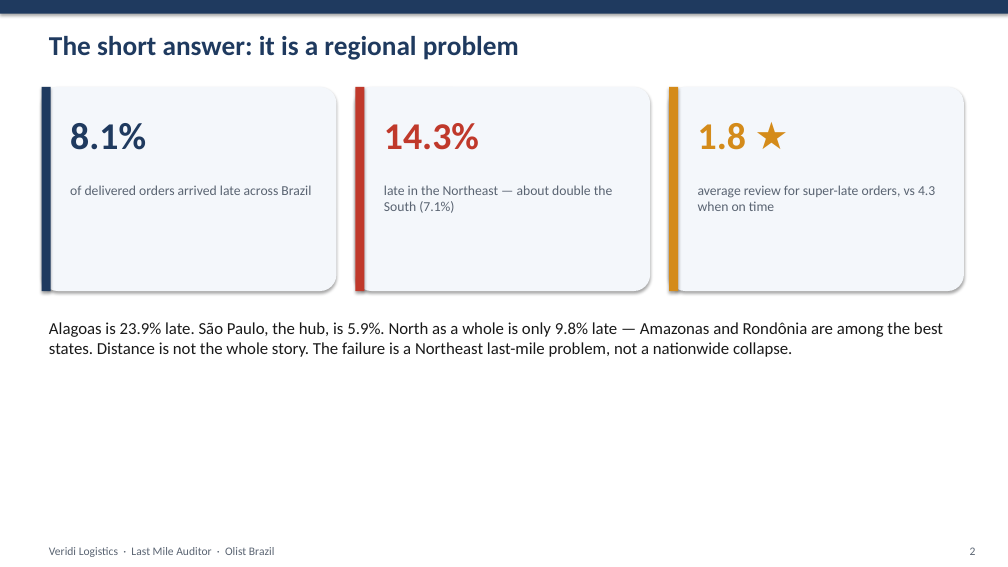
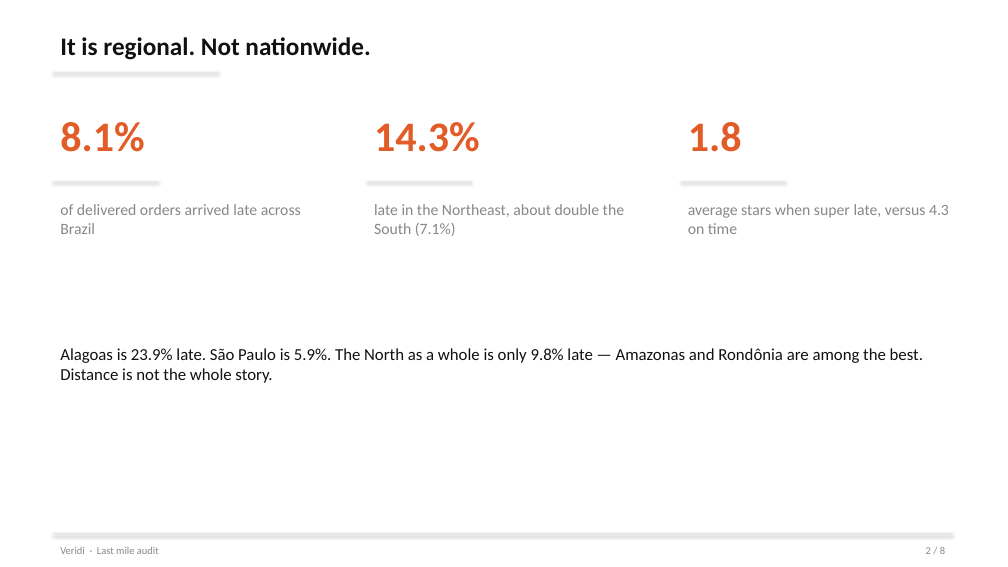
Before and after one commit to Jovz19200/AmaliTech-DEG-Project-based-challenges, a slide deck: slide 2 of data-engineering/Logistics-auditor/presentation/Last_Mile_Veridi.pptx. Drawn at 1008x567 pixels with LibreOffice and Linux fonts; fonts in the diff are those of the drawing. Boxes give left, top, right and bottom in pixels: in the first picture for what was removed or moved away, otherwise in the second. Text is boxed around its words. In the diff, an @@ line names an element or a change of style, - is before the commit and + after.

Commit message:
Restyle slides to a two-color minimal template.

```diff
--- a/data-engineering/Logistics-auditor/presentation/Last_Mile_Veridi.pptx
+++ b/data-engineering/Logistics-auditor/presentation/Last_Mile_Veridi.pptx
@@ rectangle removed at box(0, 0, 1008, 14) @@
@@ text at box(60, 37, 370, 60): text changed; size 26 to 24 pt; text colour #1F3A5F to #111111 @@
-The short answer: it is a regional problem
+It is regional. Not nationwide.
@@ rounded rectangle removed at box(42, 87, 337, 291) @@
@@ rectangle removed at box(42, 87, 51, 291) @@
@@ rectangle added at box(53, 72, 219, 73), fill #E6E6E6 @@
@@ rounded rectangle removed at box(355, 87, 650, 291) @@
@@ rectangle removed at box(355, 87, 364, 291) @@
@@ rounded rectangle removed at box(669, 87, 964, 291) @@
@@ rectangle removed at box(669, 87, 678, 291) @@
@@ text "8.1%": place and size @@
-text "8.1%" at box(70, 123, 146, 150)
+text "8.1%" at box(60, 122, 144, 152)
@@ text "8.1%" at box(60, 122, 144, 152): size 36 to 40 pt, text colour #1F3A5F to #E25C28 @@
@@ text "14.3%": place and size @@
-text "14.3%" at box(384, 123, 479, 150)
+text "14.3%" at box(374, 122, 480, 152)
@@ text "14.3%" at box(374, 122, 480, 152): size 36 to 40 pt, text colour #C0392B to #E25C28 @@
@@ text at box(688, 122, 742, 152): text changed; size 36 to 40 pt; text colour #D48B1A to #E25C28 @@
-1.8 ★
+1.8
@@ text "of delivered orders arrived late ...": place and size @@
-text "of delivered orders arrived late ..." at box(70, 185, 311, 195)
+text "of delivered orders arrived late ..." at box(60, 204, 301, 234)
@@ text "of delivered orders arrived late ..." at box(60, 204, 301, 234): size 13 to 15 pt, text colour #5A6472 to #888888 @@
@@ rectangle added at box(53, 181, 159, 182), fill #E6E6E6 @@
@@ rectangle added at box(367, 181, 473, 182), fill #E6E6E6 @@
@@ text at box(374, 204, 624, 236): text changed; size 13 to 15 pt; text colour #5A6472 to #888888 @@
-late in the Northeast — about double the South (7.1%)
+late in the Northeast, about double the South (7.1%)
@@ rectangle added at box(681, 181, 786, 182), fill #E6E6E6 @@
@@ text at box(688, 204, 949, 234): text changed; size 13 to 15 pt; text colour #5A6472 to #888888 @@
-average review for super-late orders, vs 4.3 when on time
+average stars when super late, versus 4.3 on time
@@ text at box(60, 348, 923, 383): text changed; text colour #1A1A1A to #111111 @@
-Alagoas is 23.9% late. São Paulo, the hub, is 5.9%. North as a whole is only 9.8% late — Amazonas and Rondônia are among the best states. Distance is not the whole story. The failure is a Northeast last-mile problem, not a nationwide collapse.
+Alagoas is 23.9% late. São Paulo is 5.9%. The North as a whole is only 9.8% late — Amazonas and Rondônia are among the best. Distance is not the whole story.
@@ rectangle added at box(53, 533, 953, 534), fill #E6E6E6 @@
@@ text at box(60, 547, 159, 554): text changed; size 11 to 10 pt; text colour #5A6472 to #888888 @@
-Veridi Logistics · Last Mile Auditor · Olist Brazil
+Veridi · Last mile audit
@@ text at box(926, 547, 945, 554): text changed; size 11 to 10 pt; text colour #5A6472 to #888888 @@
-2
+2 / 8
```
Also in this commit, not shown: 7 other slides changed.
